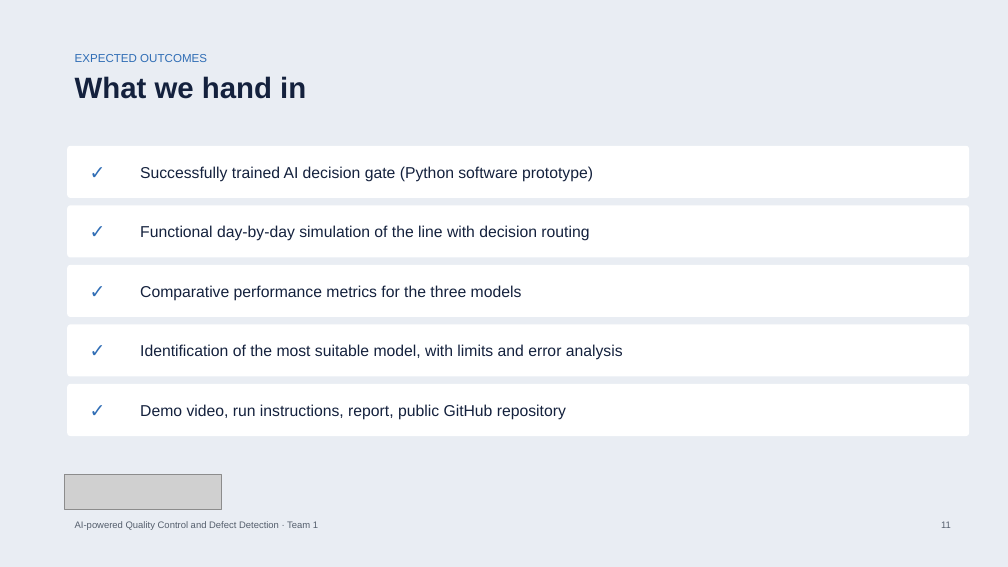
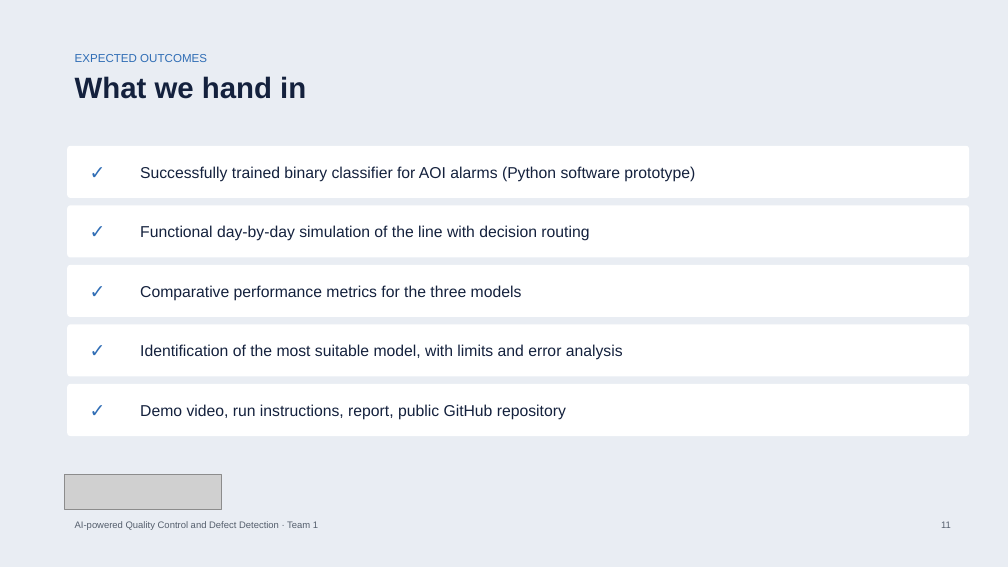
Before and after one commit to bodhi584/aoi-decision-gate, a slide deck: slide 11 of docs/slides_revised_topic.pptx. Drawn at 1008x567 pixels with LibreOffice and Linux fonts; fonts in the diff are those of the drawing; grey boxes stand for pictures. Boxes give left, top, right and bottom in pixels: in the first picture for what was removed or moved away, otherwise in the second. Text is boxed around its words. In the diff, an @@ line names an element or a change of style, - is before the commit and + after.

Commit message:
Standard terms: binary classification of AOI alarms (true defect or false call)

```diff
--- a/docs/slides_revised_topic.pptx
+++ b/docs/slides_revised_topic.pptx
@@ text at (140,166,695,182): text changed @@
-Successfully trained AI decision gate (Python software prototype)
+Successfully trained binary classifier for AOI alarms (Python software prototype)
```
Also in this commit, not shown: 10 other slides changed, 19 other files.
